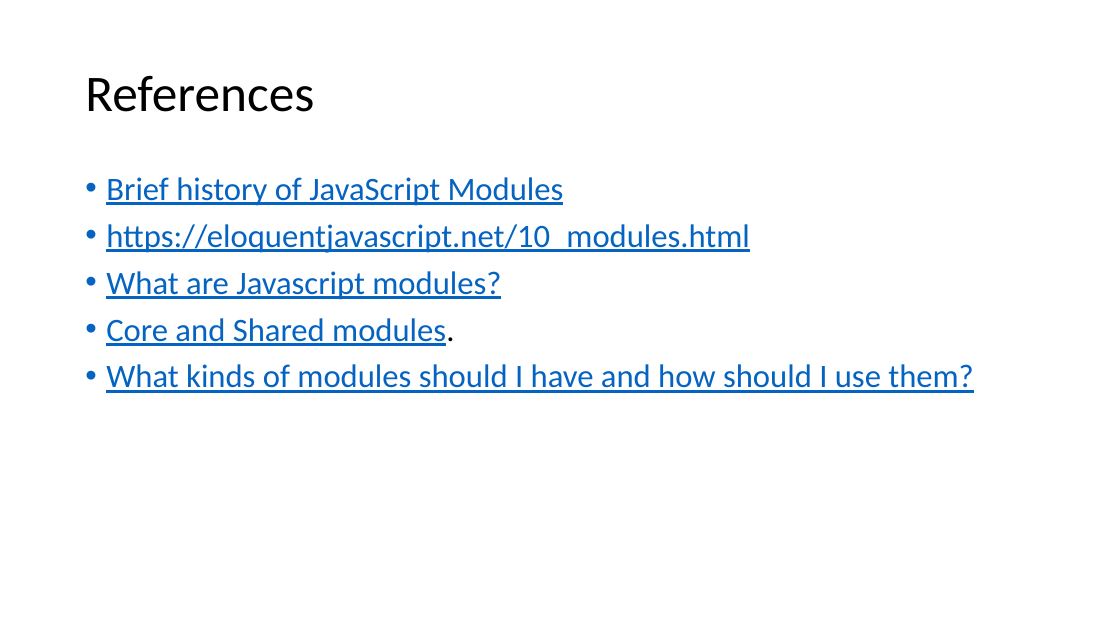
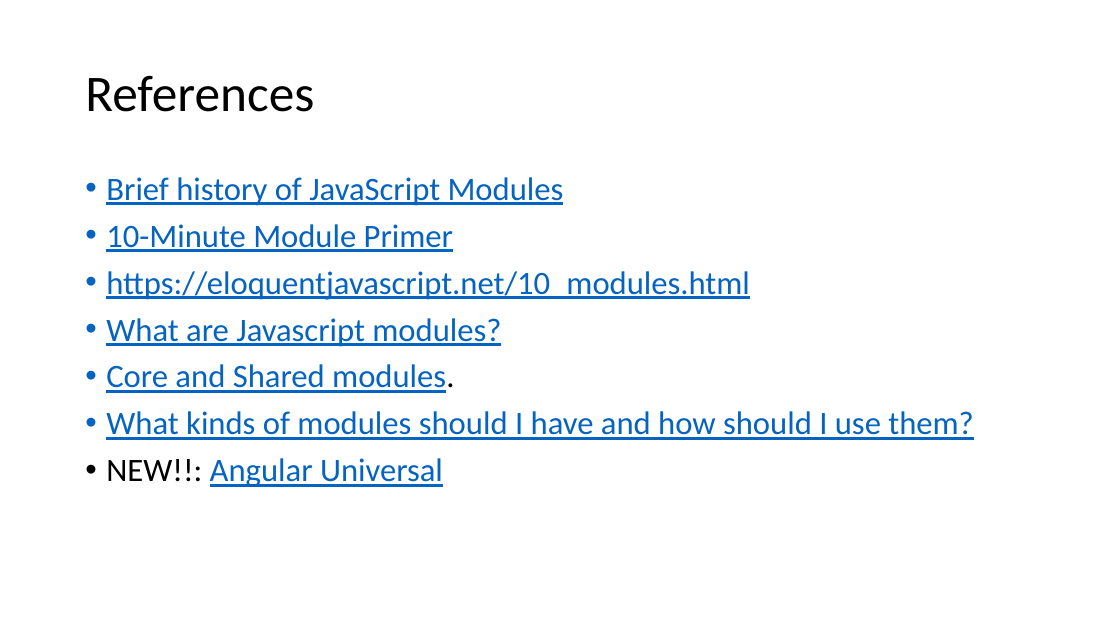
Before and after one commit to buildmotion/custom-angular-modules, a slide deck: slide 46 of presentation/custom-angular-modules.pptx. Drawn at 1120x630 pixels with LibreOffice and Linux fonts; fonts in the diff are those of the drawing. Boxes give left, top, right and bottom in pixels: in the first picture for what was removed or moved away, otherwise in the second. Text is boxed around its words. In the diff, an @@ line names an element or a change of style, - is before the commit and + after.

```diff
--- a/presentation/custom-angular-modules.pptx
+++ b/presentation/custom-angular-modules.pptx
@@ text at (x1=106, y1=224, x2=453, y2=252): paragraph added @@
+• 10-Minute Module Primer
@@ text at (x1=106, y1=458, x2=443, y2=487): paragraph added @@
+• NEW!!: Angular Universal
```
Also in this commit, not shown: 4 other slides changed.
